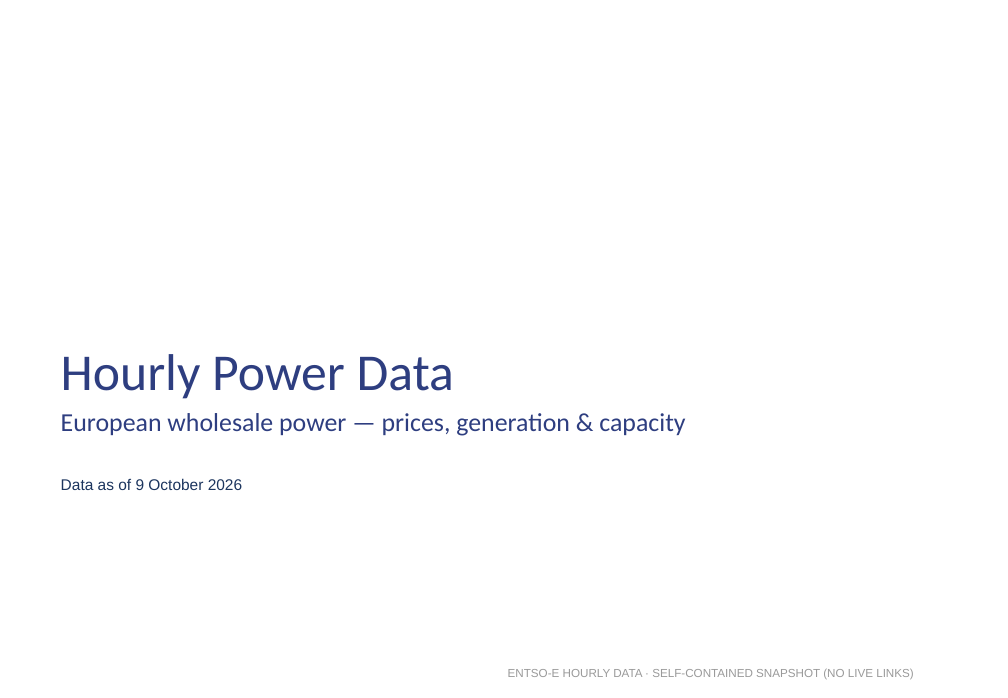
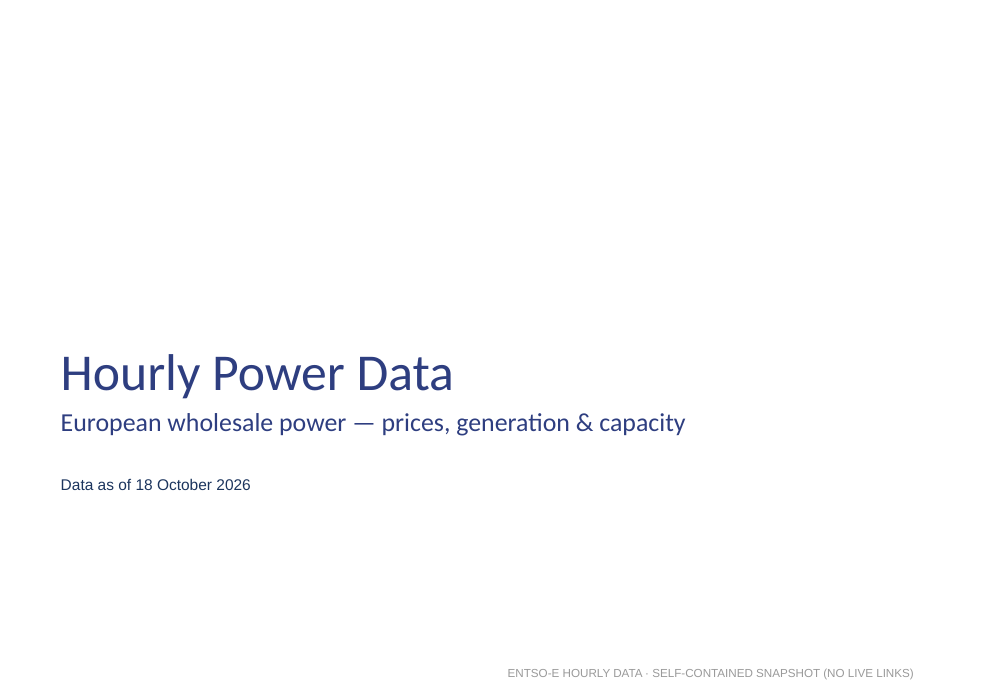
Before and after one commit to Power-Utilities-team/power-price-data, a slide deck: slide 1 of deliverables/HourlyPowerData_snapshot.pptx. Drawn at 1008x698 pixels with LibreOffice and Linux fonts; fonts in the diff are those of the drawing; background and template pictures are left out. Boxes give left, top, right and bottom in pixels: in the first picture for what was removed or moved away, otherwise in the second. Text is boxed around its words. In the diff, an @@ line names an element or a change of style, - is before the commit and + after.

```diff
--- a/deliverables/HourlyPowerData_snapshot.pptx
+++ b/deliverables/HourlyPowerData_snapshot.pptx
@@ text at box(61, 478, 250, 490): text changed @@
-Data as of 9 October 2026
+Data as of 18 October 2026
```
Also in this commit, not shown: 39 other files.
